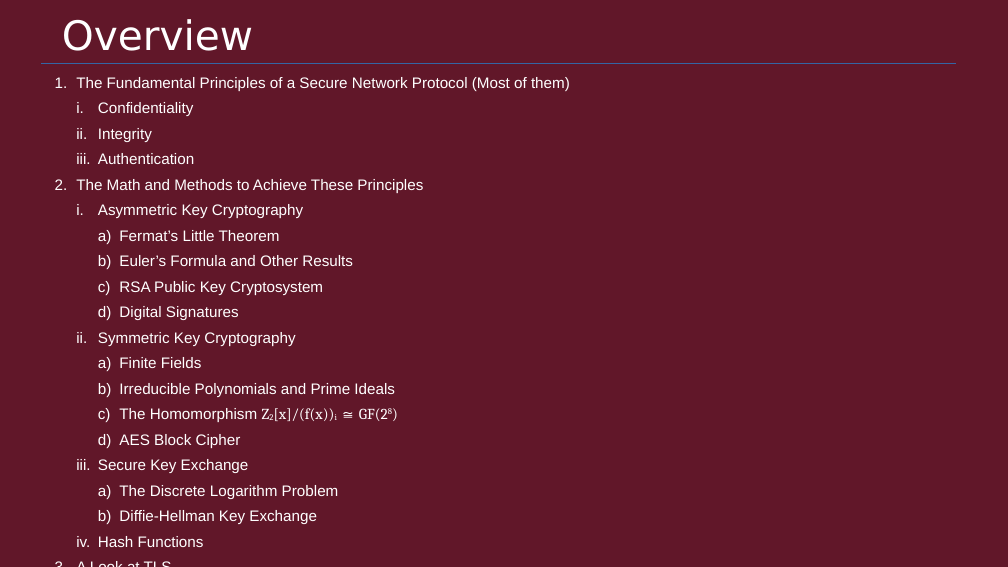
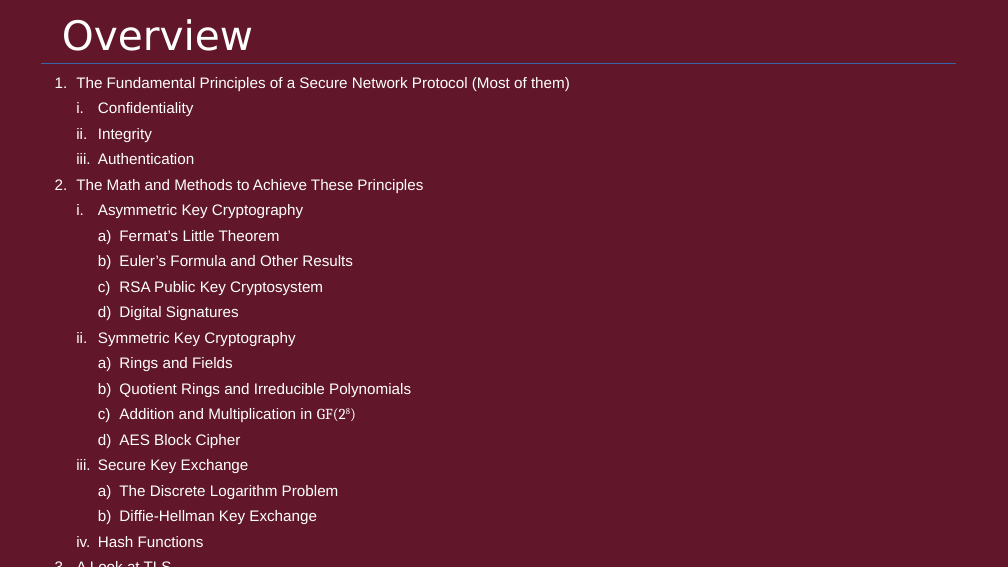
Before and after one commit to Quin-Darcy/seccom, a slide deck: slide 2 of presentation/cryptography_and_network_protocols.odp. Drawn at 1008x567 pixels with LibreOffice and Linux fonts; fonts in the diff are those of the drawing. Boxes give left, top, right and bottom in pixels: in the first picture for what was removed or moved away, otherwise in the second. Text is boxed around its words. In the diff, an @@ line names an element or a change of style, - is before the commit and + after.

```diff
--- a/presentation/cryptography_and_network_protocols.odp
+++ b/presentation/cryptography_and_network_protocols.odp
@@ text at [119,357,411,422]: text changed @@
-    a) Finite Fields
-    b) Irreducible Polynomials and Prime Ideals
-    c) The Homomorphism Z2[x]/(f(x))i ≅ GF(28)
+    a) Rings and Fields
+    b) Quotient Rings and Irreducible Polynomials
+    c) Addition and Multiplication in GF(28)
```
Also in this commit, not shown: 6 other slides changed, 4 slides added, 8 slides removed, 1 other file.
